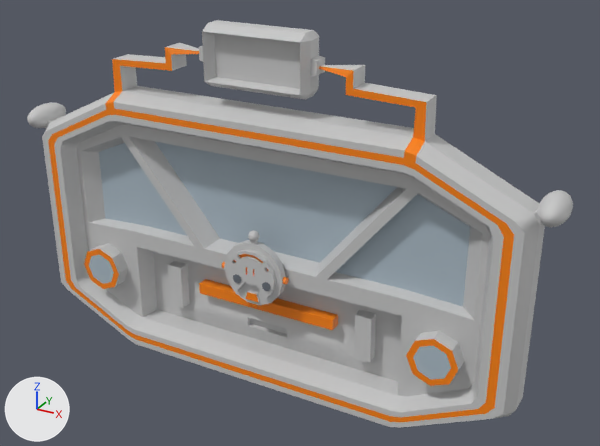
Two versions of the FBX model HandDig/Assets/design/fbx/door.fbx, one commit apart.
Both versions are drawn from a 50 mm lens placed at (0.178, -0.29, 0.23), pointed at (0.015, 0.007, 0.081). Lighting does not change. The marker at lower left points along +X, +Y and +Z. The older version comes first. Where no turn or scale is listed for an object, it has been applied to the vertices.
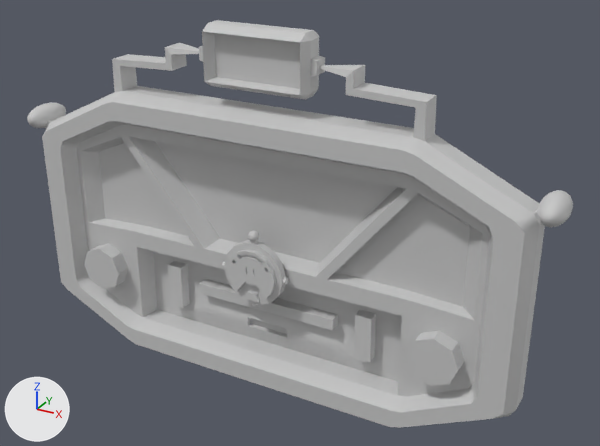
Changed parts and their boxes (x1, y1, x2, y2) in the pictures (600 x 446 px):
'pCylinder2', deleted: before (262, 282, 271, 291)
'pCylinder1', deleted: before (233, 274, 241, 283)
part 1 of me_mesh, recoloured: (48, 47, 514, 422) in both
part 2 of me_mesh, recoloured: (89, 142, 470, 379) in both
part 3 of me_mesh_001, recoloured: (222, 254, 289, 306) in both

What the commit changed:
me_mesh has 1227 vertices, 1272 faces and spans x -0.13..0.13, y -0.012..0.012, z 0.0..0.167.
me_mesh is used by ob_polysurface18; location (0.0, 0.0, 0.0).
me_mesh part 1: all 70 faces that had it switch from mat_lambert7 (orange #ff8500) to mat_lambert1 (light grey #c8c8c8).
me_mesh part 2: all 36 faces that had it switch from mat_lambert4 (light grey #adbdc8) to mat_lambert1 (light grey #c8c8c8).
me_mesh_001 has 462 vertices, 519 faces and spans x -0.0166..0.0166, y -0.0031..0.0031, z -0.0185..0.0185.
me_mesh_001 is used by ob_polysurface15; location (0.0, -0.009, 0.0616).
me_mesh_001 part 3: all 107 faces that had it switch from mat_lambert7 (orange #ff8500) to mat_lambert1 (light grey #c8c8c8).
Object 'pCylinder1' (ob_pcylinder1) is deleted.
Object 'pCylinder2' (ob_pcylinder2) is deleted.
